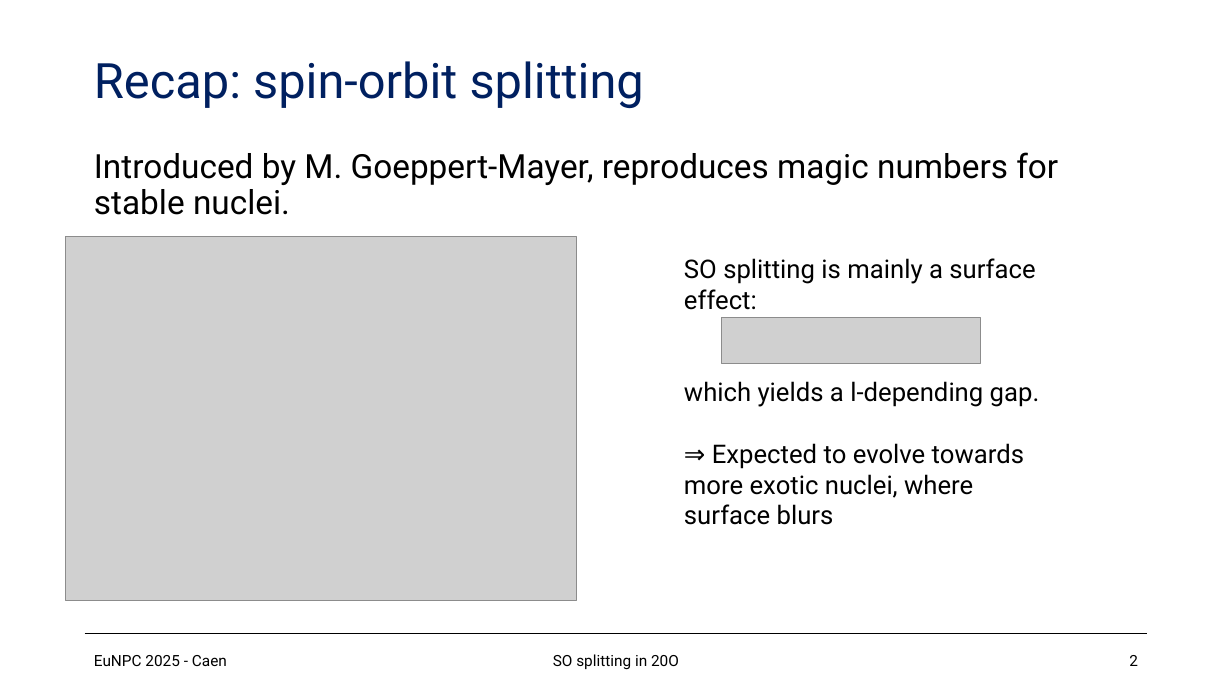
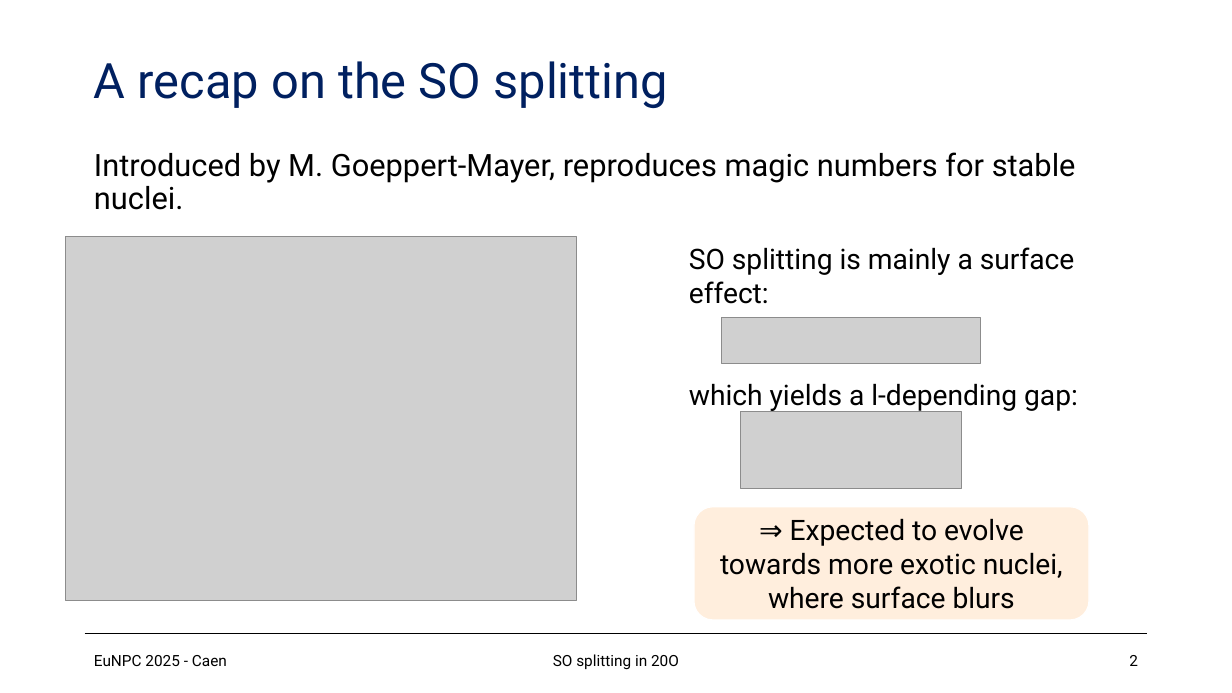
Before and after one commit to loopset/Docs, a slide deck: slide 2 of EuNPC/eunpc.pptx. Drawn at 1232x693 pixels with LibreOffice and Linux fonts; fonts in the diff are those of the drawing; grey boxes stand for pictures. Boxes give left, top, right and bottom in pixels: in the first picture for what was removed or moved away, otherwise in the second. Text is boxed around its words. In the diff, an @@ line names an element or a change of style, - is before the commit and + after.

```diff
--- a/EuNPC/eunpc.pptx
+++ b/EuNPC/eunpc.pptx
@@ title at box(94, 61, 668, 108): text changed @@
-Recap: spin-orbit splitting
+A recap on the SO splitting
@@ text "Introduced by M. Goeppert-Mayer, reproduces ..." at box(94, 152, 1076, 210): size 26 to 24 pt @@
@@ text "SO splitting is mainly a ...": place and size @@
-text "SO splitting is mainly a ..." at box(684, 258, 1040, 525)
+text "SO splitting is mainly a ..." at box(689, 247, 1078, 412)
@@ text at box(689, 247, 1075, 304): size 20 to 22 pt in "SO splitting is mainly a surface effect:" @@
@@ text at box(689, 383, 1078, 412): text changed; size 20 to 22 pt @@
-which yields a l-depending gap.
-⇒ Expected to evolve towards more exotic nuclei, where surface blurs
+which yields a l-depending gap:
@@ picture added at box(741, 411, 962, 488) @@
@@ rounded rectangle added at box(694, 506, 1090, 620), fill #FFEEDD, outline #FFFFFF 1 pt, 22 pt, text #000000 @@
+⇒ Expected to evolve towards more exotic nuclei, where surface blurs
```
Also in this commit, not shown: 12 slides added, 24 other files.
